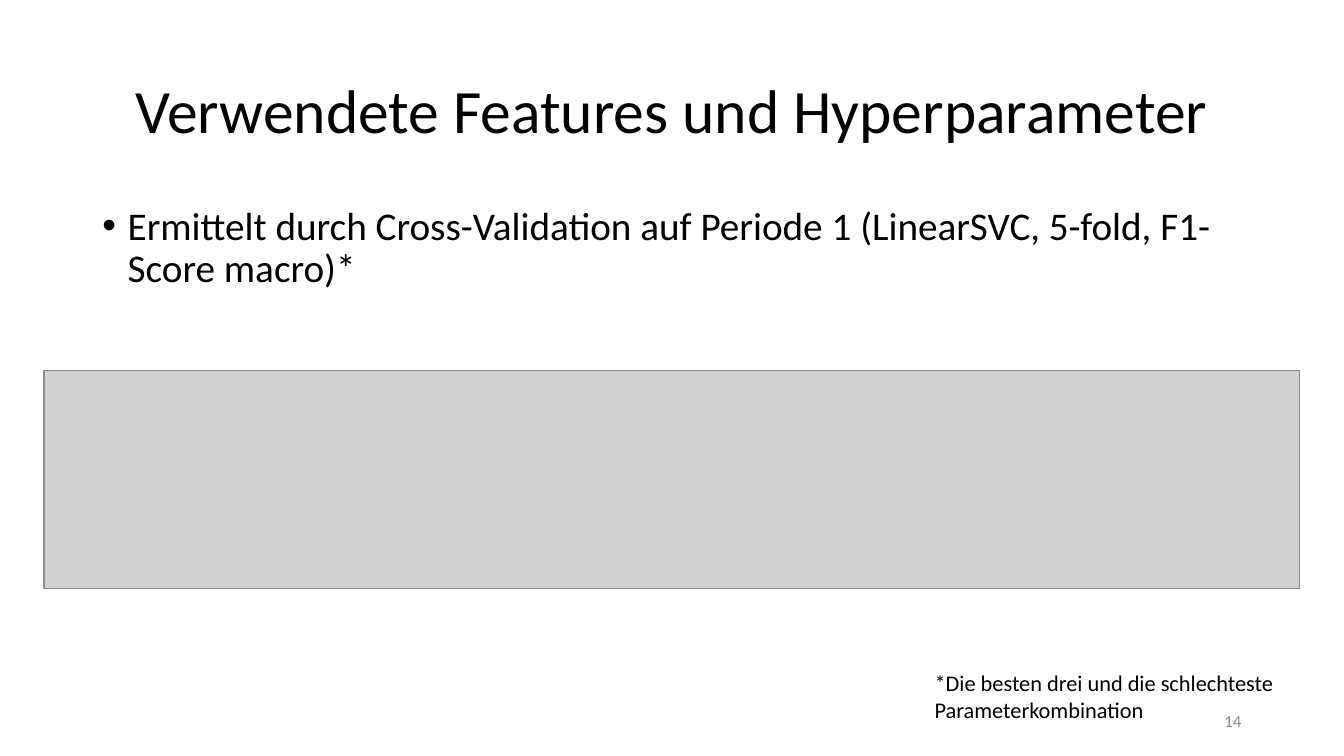
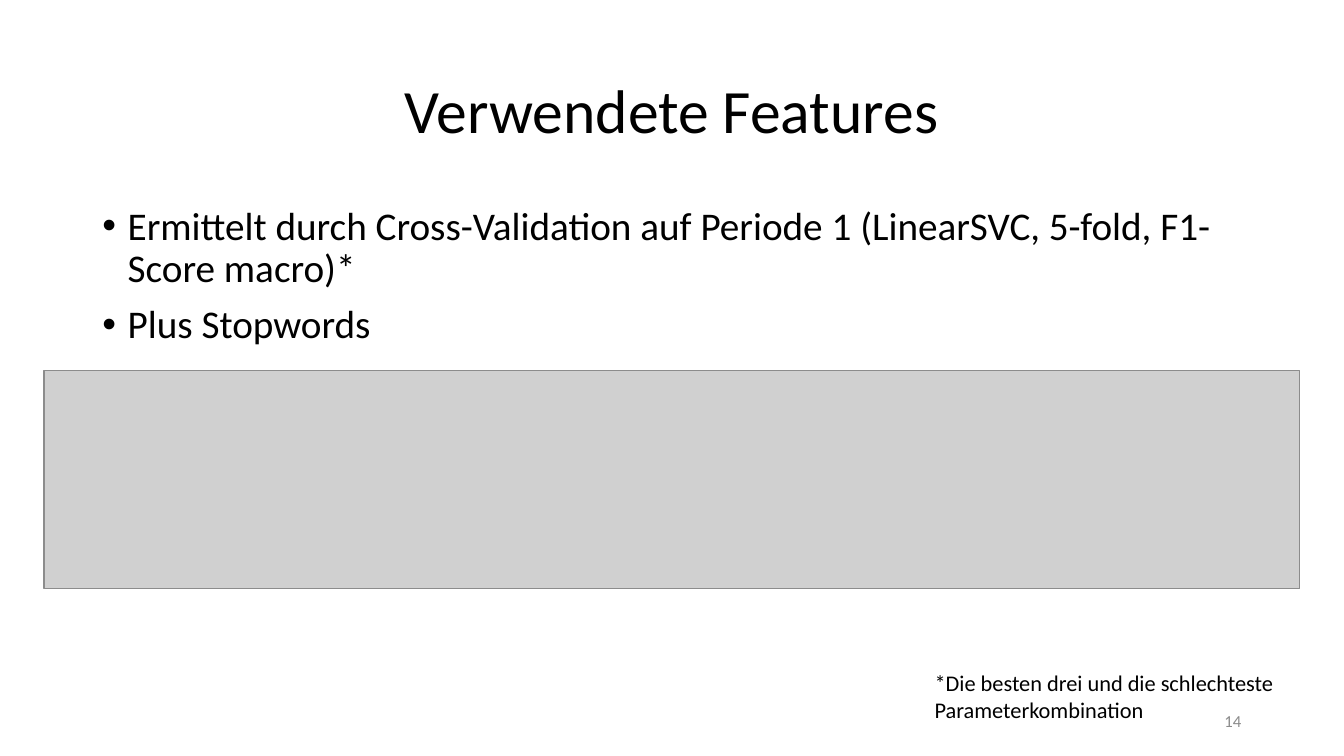
Before and after one commit to LennartKeller/TextklassifikationsProjekt2019, a slide deck: slide 14 of Projektgruppenpräsention.pptx. Drawn at 1344x756 pixels with LibreOffice and Linux fonts; fonts in the diff are those of the drawing; grey boxes stand for pictures. Boxes give left, top, right and bottom in pixels: in the first picture for what was removed or moved away, otherwise in the second. Text is boxed around its words. In the diff, an @@ line names an element or a change of style, - is before the commit and + after.

Commit message:
update slides

```diff
--- a/Projektgruppenpräsention.pptx
+++ b/Projektgruppenpräsention.pptx
@@ title at (405, 90, 938, 134): text changed @@
-Verwendete Features und Hyperparameter
+Verwendete Features
@@ text at (128, 310, 371, 345): paragraph added @@
+• Plus Stopwords
```
Also in this commit, not shown: 2 other slides changed, 6 slides added.
